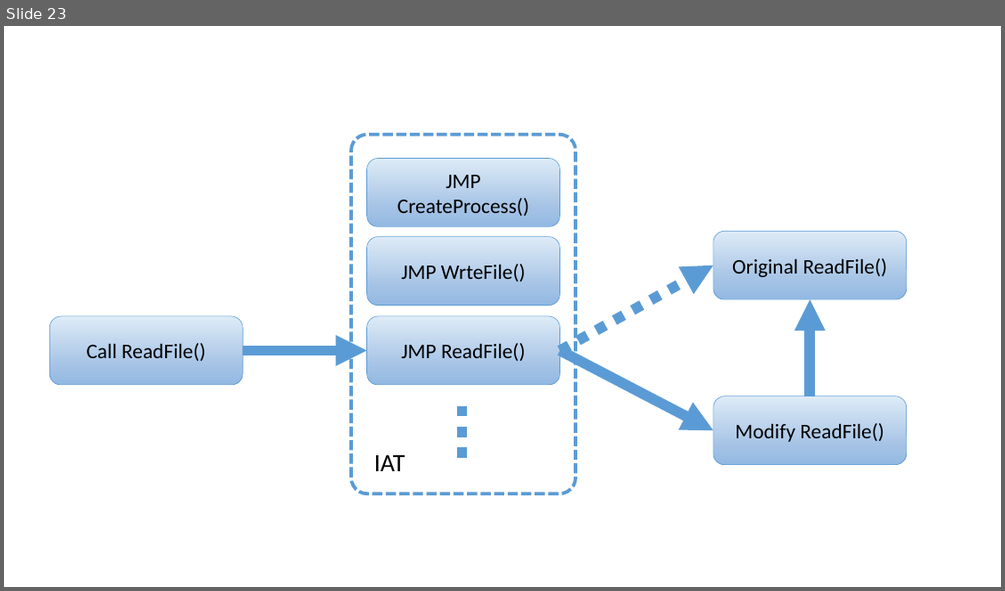
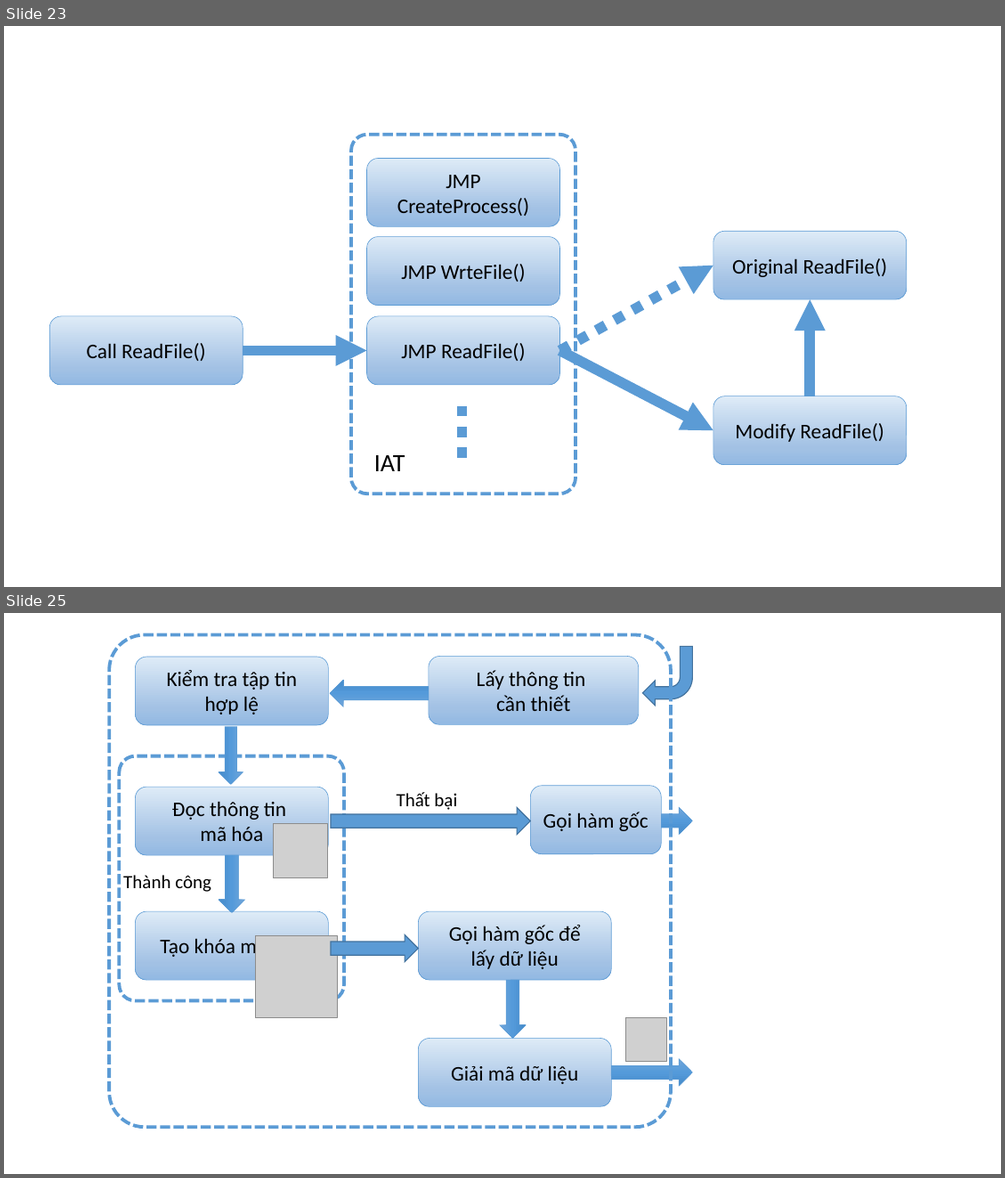
Before and after one commit to dotrungduchd/LUANVAN, a slide deck: Document/SODO.pptx. Shown one above the other, each under a label of ours: slide 23 before the commit, slides 23 and 25 after it; the slides between them are not shown. The pictures are 1005x591 and 1005x1178 pixels, drawn with LibreOffice and Linux fonts; fonts in the diff are those of the drawing; grey boxes stand for pictures. Boxes give left, top, right and bottom in pixels: in the first picture for what was removed or moved away, otherwise in the second. Text is boxed around its words. In the diff, an @@ line names an element or a change of style, - is before the commit and + after.

```diff
--- a/Document/SODO.pptx
+++ b/Document/SODO.pptx
@@ slide 25 added at (4,613,1001,1174), background #FFFFFF @@
@@ rounded rectangle added at (109,634,671,1127), outline #5B9BD5 3.25 pt dashed @@
@@ rounded rectangle added at (135,657,328,725), fill gradient #DEEBF7 to #A3C1E5 to #93B9E4, outline #5B9BD5 0.5 pt, 20 pt, text #000000 @@
+Kiểm tra tập tin
+hợp lệ
@@ rounded rectangle added at (429,657,639,725), fill gradient #DEEBF7 to #A3C1E5 to #93B9E4, outline #5B9BD5 0.5 pt, 20 pt, text #000000 @@
+Lấy thông tin
+cần thiết
@@ bent arrow added at (643,646,693,705), fill #5B9BD5, outline #43739E 1 pt @@
@@ right arrow added at (330,681,429,707), fill gradient #71A6DB to #559BDB to #448ACA, outline #5B9BD5 0.5 pt @@
@@ right arrow added at (219,726,243,784), fill gradient #71A6DB to #559BDB to #448ACA, outline #5B9BD5 0.5 pt @@
@@ rounded rectangle added at (119,755,344,1000), fill #FFFFFF, outline #5B9BD5 3.25 pt dashed @@
@@ rounded rectangle added at (135,787,328,855), fill gradient #DEEBF7 to #A3C1E5 to #93B9E4, outline #5B9BD5 0.5 pt, 20 pt, text #000000 @@
+Đọc thông tin
+mã hóa
@@ text added at (396,792,457,810), 18 pt, text #000000 @@
+Thất bại
@@ rounded rectangle added at (531,786,662,854), fill gradient #DEEBF7 to #A3C1E5 to #93B9E4, outline #5B9BD5 0.5 pt, 20 pt, text #000000 @@
+Gọi hàm gốc
@@ picture added at (273,823,328,877) @@
@@ right arrow added at (331,807,531,835), fill #5B9BD5, outline #43739E 1 pt @@
@@ right arrow added at (662,807,693,835), fill gradient #71A6DB to #559BDB to #448ACA, outline #5B9BD5 0.5 pt @@
@@ text added at (123,875,211,892), 18 pt, text #000000 @@
+Thành công
@@ right arrow added at (218,855,245,913), fill gradient #71A6DB to #559BDB to #448ACA, outline #5B9BD5 0.5 pt @@
@@ rounded rectangle added at (135,911,328,981), fill gradient #DEEBF7 to #A3C1E5 to #93B9E4, outline #5B9BD5 0.5 pt, 20 pt, text #000000 @@
+Tạo khóa mã hóa
@@ rounded rectangle added at (418,911,611,981), fill gradient #DEEBF7 to #A3C1E5 to #93B9E4, outline #5B9BD5 0.5 pt, 20 pt, text #000000 @@
+Gọi hàm gốc để
+lấy dữ liệu
@@ picture added at (255,935,338,1018) @@
@@ right arrow added at (331,934,418,962), fill #5B9BD5, outline #43739E 1 pt @@
@@ right arrow added at (500,980,526,1038), fill gradient #71A6DB to #559BDB to #448ACA, outline #5B9BD5 0.5 pt @@
@@ rounded rectangle added at (418,1038,611,1107), fill gradient #DEEBF7 to #A3C1E5 to #93B9E4, outline #5B9BD5 0.5 pt, 20 pt, text #000000 @@
+Giải mã dữ liệu
@@ picture added at (625,1018,666,1062) @@
@@ right arrow added at (611,1059,692,1086), fill gradient #71A6DB to #559BDB to #448ACA, outline #5B9BD5 0.5 pt @@
```
Also in this commit, not shown: 3 slides changed, 3 other slides added, 4 other files.
